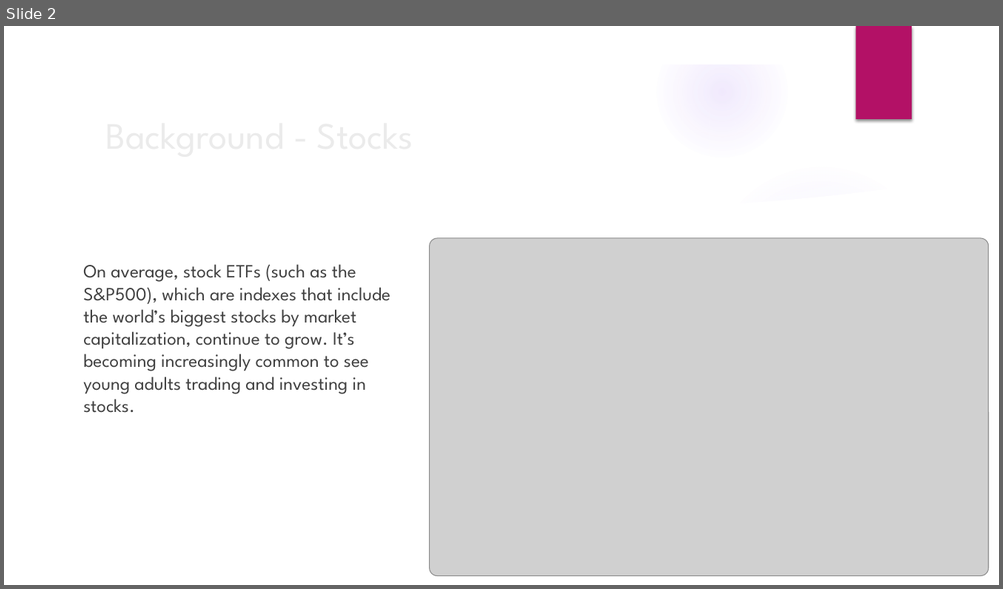
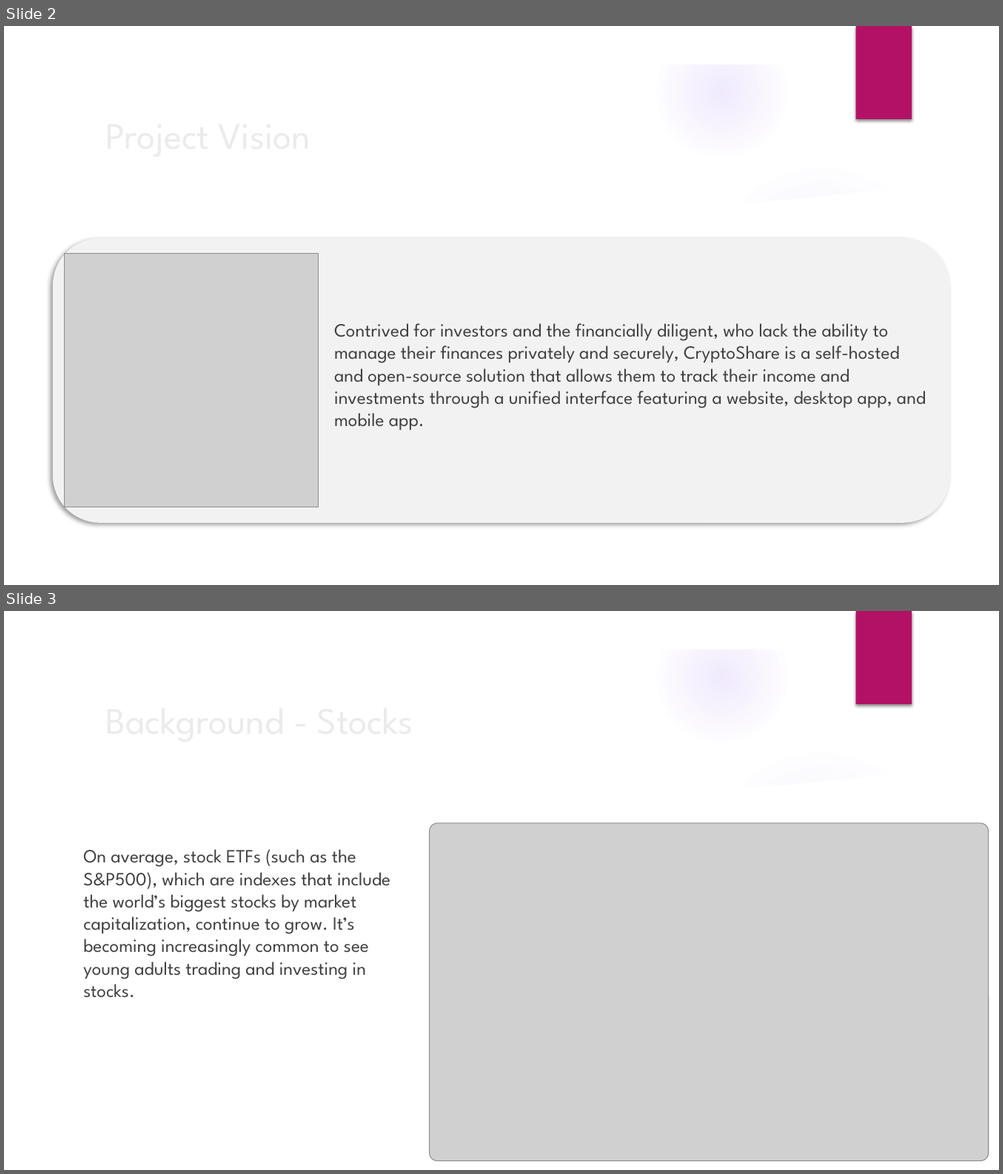
Before and after one commit to Xtrendence/CryptoShare, a slide deck: docs/Meetings/2/2.pptx. Shown one above the other, each under a label of ours: slide 2 before the commit, slides 2 and 3 after it. The pictures are 1003x589 and 1003x1174 pixels, drawn with LibreOffice and Linux fonts; fonts in the diff are those of the drawing; grey boxes stand for pictures; background and template pictures are left out. Boxes give left, top, right and bottom in pixels: in the first picture for what was removed or moved away, otherwise in the second. Text is boxed around its words. In the diff, an @@ line names an element or a change of style, - is before the commit and + after.

```diff
--- a/docs/Meetings/2/2.pptx
+++ b/docs/Meetings/2/2.pptx
@@ slide 2 added at (4,26,999,585), background picture (left out); not listed: 9 template elements that a slide beside it also shows @@
@@ title added at (98,105,813,163), 36 pt, text #EBEBEB @@
+Project Vision
@@ rounded rectangle added at (53,238,950,524), fill #F2F2F2 @@
@@ picture added at (65,254,318,507) @@
@@ text added at (334,323,925,431), 18 pt, text #404040 @@
+Contrived for investors and the financially diligent, who lack the ability to manage their finances privately and securely, CryptoShare is a self-hosted and open-source solution that allows them to track their income and investments through a unified interface featuring a website, desktop app, and mobile app.
@@ what was slide 2 is now slide 3 @@
```
Also in this commit, not shown: 1 slide changed, 4 other slides added, 1 other file.
